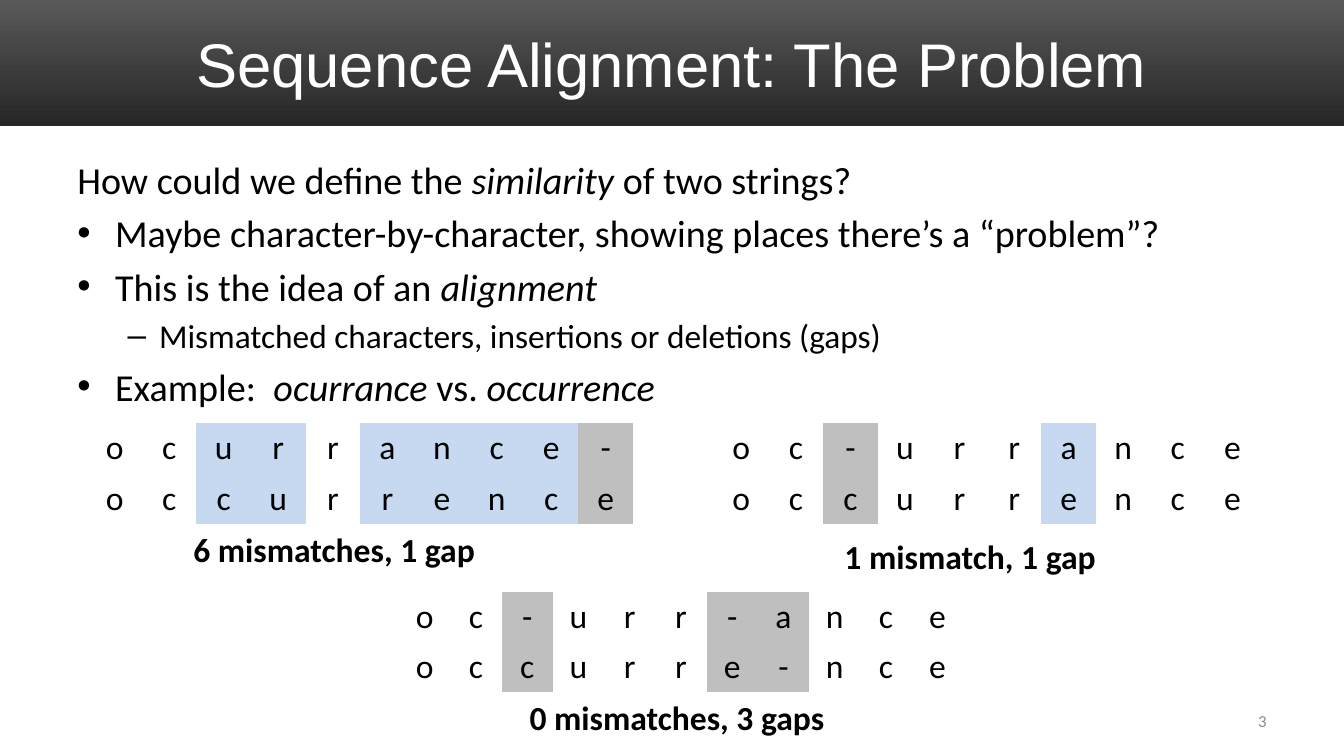
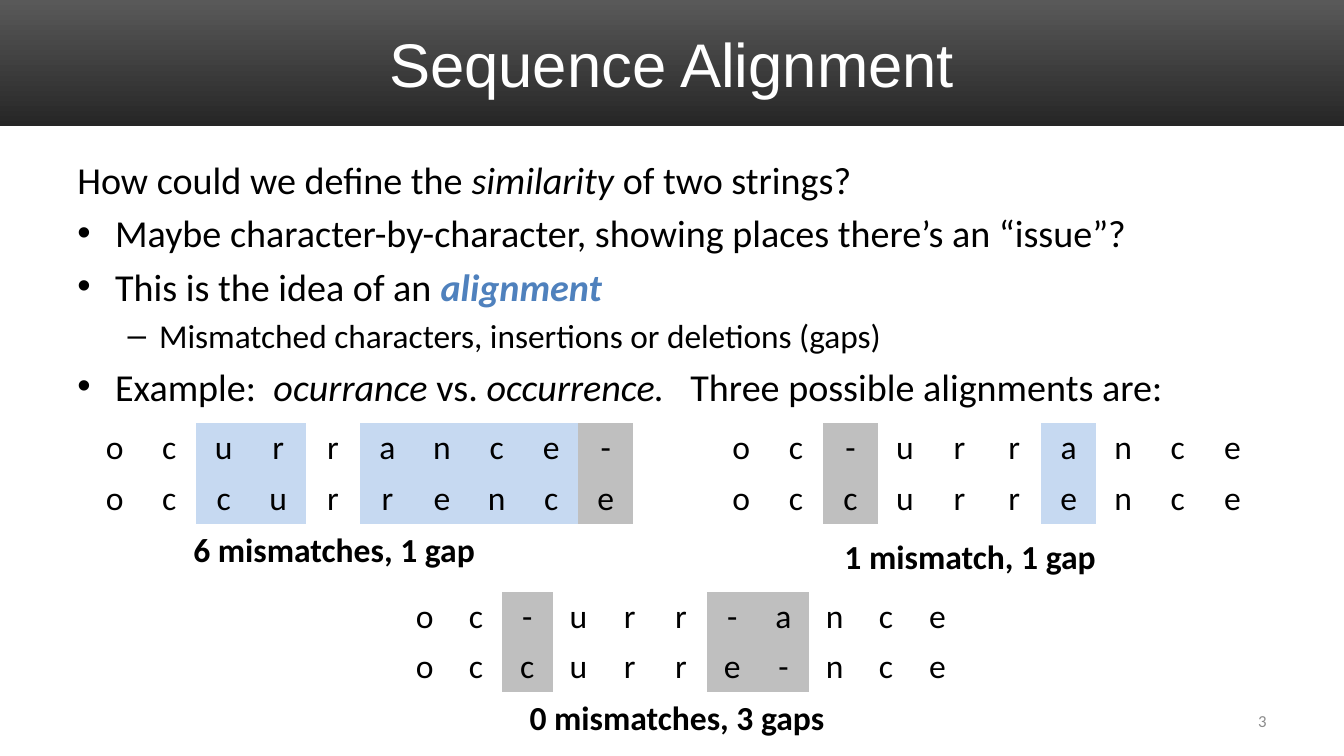
Before and after one commit to uva-cs/cs4102-f21, a slide deck: slide 3 of slides/DP_sequences.pptx. Drawn at 1344x756 pixels with LibreOffice and Linux fonts; fonts in the diff are those of the drawing. Boxes give left, top, right and bottom in pixels: in the first picture for what was removed or moved away, otherwise in the second. Text is boxed around its words. In the diff, an @@ line names an element or a change of style, - is before the commit and + after.

```diff
--- a/slides/DP_sequences.pptx
+++ b/slides/DP_sequences.pptx
@@ title at [389, 42, 954, 99]: text changed @@
-Sequence Alignment: The Problem
+Sequence Alignment
@@ text at [115, 219, 1126, 254]: text changed @@
-• Maybe character-by-character, showing places there’s a “problem”?
+• Maybe character-by-character, showing places there’s an “issue”?
@@ text at [115, 274, 602, 308]: text colour #000000 to #4F81BD, bold on in "alignment" @@
@@ text at [115, 374, 1162, 408]: text changed; italic off @@
-• Example: ocurrance vs. occurrence
+• Example: ocurrance vs. occurrence. Three possible alignments are:
```
Also in this commit, not shown: 1 other slide changed, 1 slide added, 1 other file.
